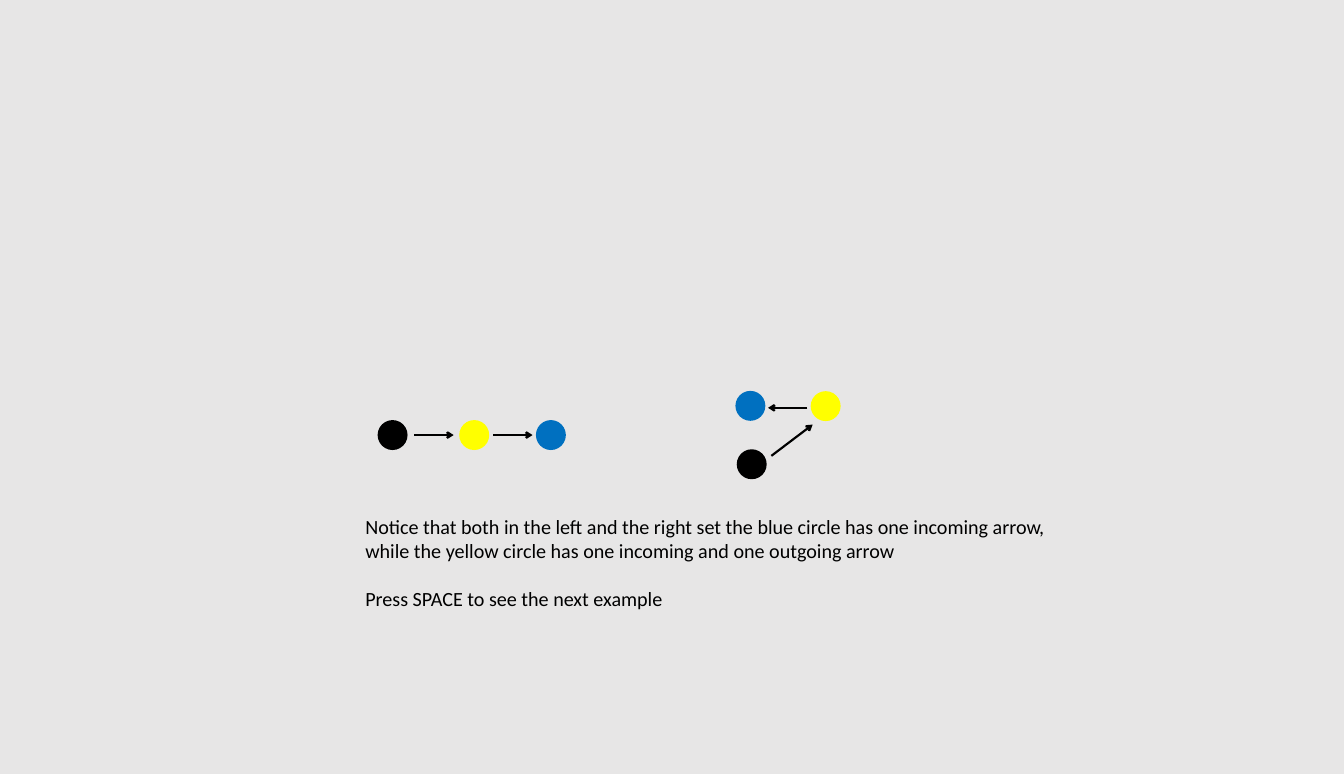
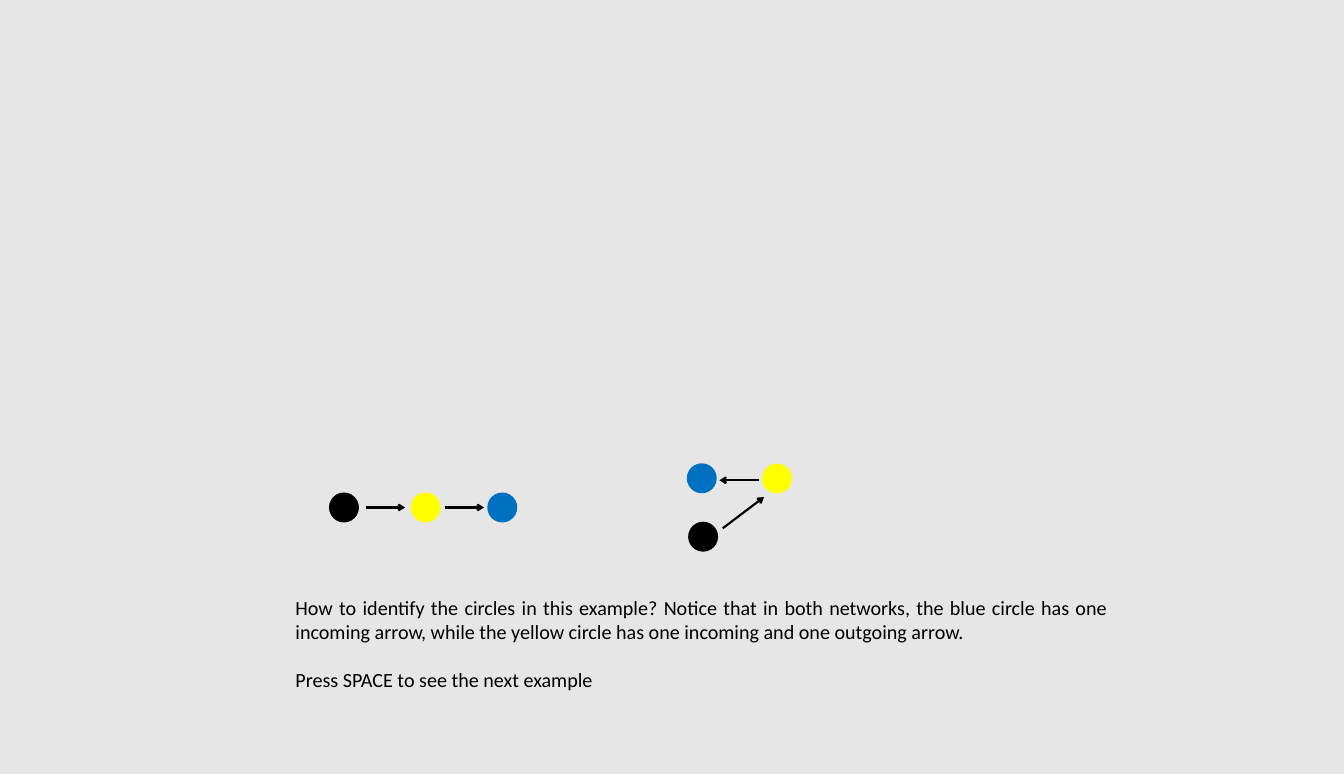
Before and after one commit to ociepkam/grafy, a slide deck: slide 2 of images/instruction.pptx. Drawn at 1344x774 pixels with LibreOffice and Linux fonts; fonts in the diff are those of the drawing. Boxes give left, top, right and bottom in pixels: in the first picture for what was removed or moved away, otherwise in the second. Text is boxed around its words. In the diff, an @@ line names an element or a change of style, - is before the commit and + after.

```diff
--- a/images/instruction.pptx
+++ b/images/instruction.pptx
@@ text "How to identify the circles ...": place and size @@
-text "How to identify the circles ..." at box(365, 520, 1044, 610)
+text "How to identify the circles ..." at box(295, 601, 1106, 691)
@@ ellipse: place and size @@
-ellipse at box(811, 391, 841, 421)
+ellipse at box(762, 464, 792, 494)
@@ 5 ellipses, 4 arrows: place and size @@
-5 ellipses, 4 arrows at box(378, 391, 813, 479)
+5 ellipses, 4 arrows at box(329, 463, 764, 551)
@@ text at box(295, 601, 1106, 643): text changed @@
-Notice that both in the left and the right set the blue circle has one incoming arrow,
-while the yellow circle has one incoming and one outgoing arrow
+How to identify the circles in this example? Notice that in both networks, the blue circle has one incoming arrow, while the yellow circle has one incoming and one outgoing arrow.
```
Also in this commit, not shown: 4 other slides changed, 6 other files.
